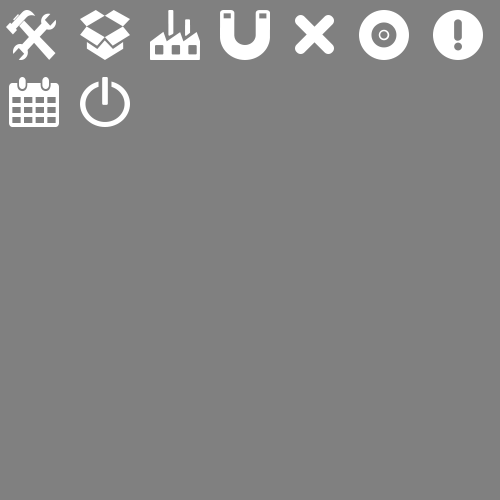
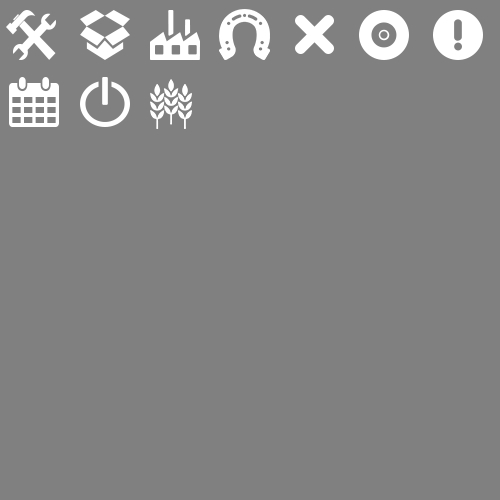
Layer changes from the first 500×500 image to the second:
added layer "horseshoe-pngrepo-com" above "Shape 456 1" over [219, 9, 270, 60]
removed layer "Shape 23 1" over [220, 10, 270, 60]
added layer "wheat-pngrepo-com (1)" above "Shape 337 1" over [150, 79, 192, 129]
